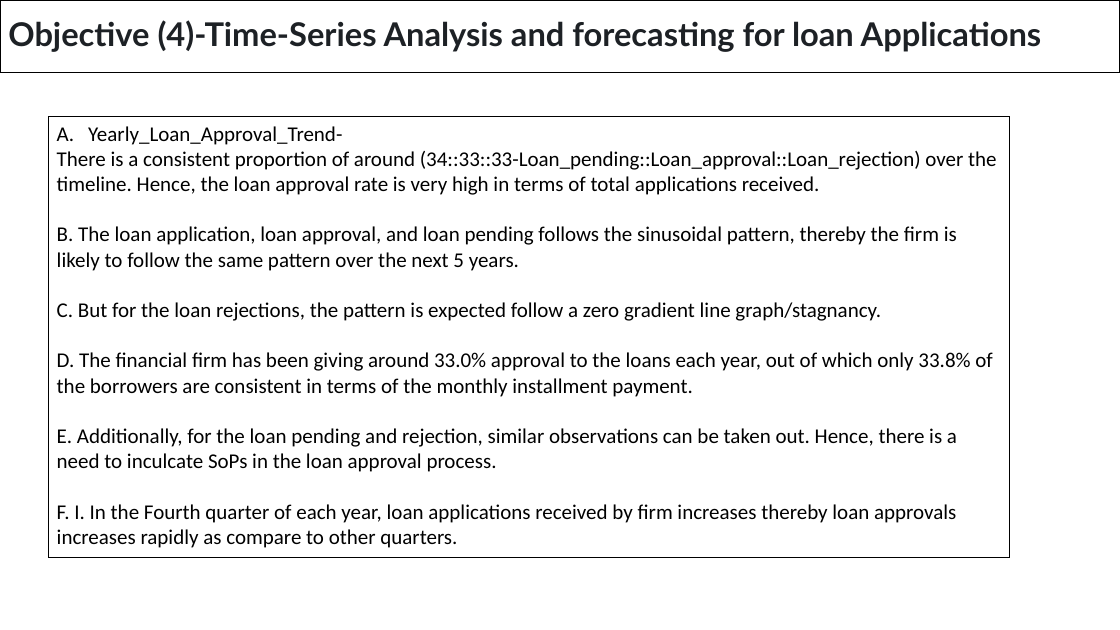
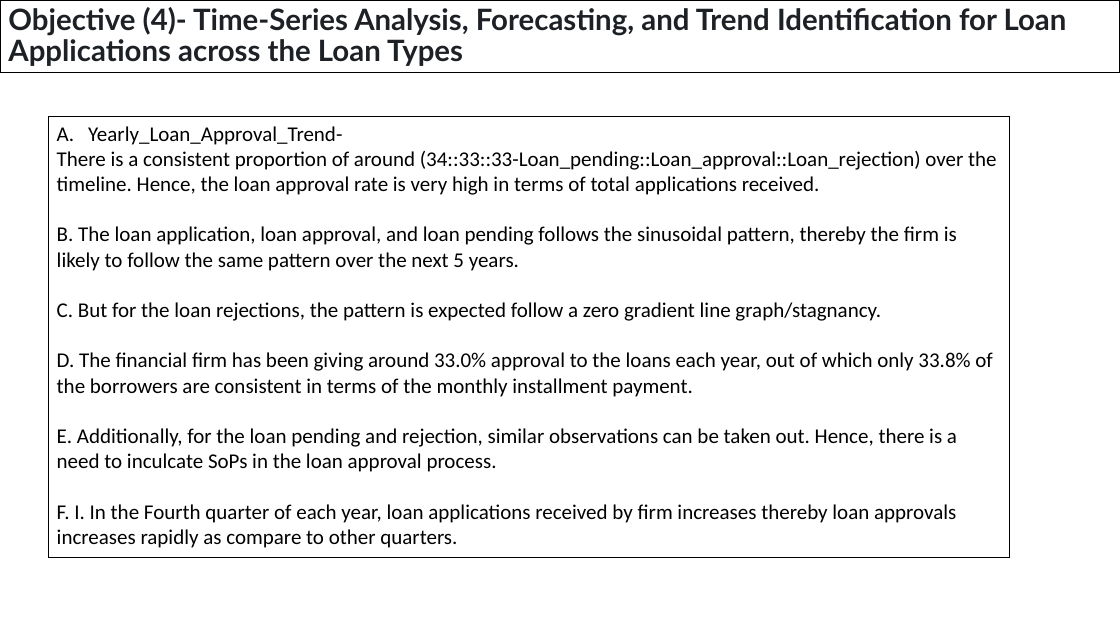
Before and after one commit to Aniruddhakhedkar/Analysis_of_Fincorp_Lending_Data_to_Evaluate_the_Lending_Process, a slide deck: slide 7 of Findings_of_the_Analysis.pptx. Drawn at 1120x630 pixels with LibreOffice and Linux fonts; fonts in the diff are those of the drawing. Boxes give left, top, right and bottom in pixels: in the first picture for what was removed or moved away, otherwise in the second. Text is boxed around its words. In the diff, an @@ line names an element or a change of style, - is before the commit and + after.

Commit message:
Update Findings_of_the_Analysis.pptx
Analysis_Findings

```diff
--- a/Findings_of_the_Analysis.pptx
+++ b/Findings_of_the_Analysis.pptx
@@ title at box(8, 7, 1067, 66): text changed; size 28 to 25.2 pt @@
-Objective (4)-Time-Series Analysis and forecasting for loan Applications
+Objective (4)- Time-Series Analysis, Forecasting, and Trend Identification for Loan Applications across the Loan Types
```
Also in this commit, not shown: 1 other slide changed, 1 slide added.
